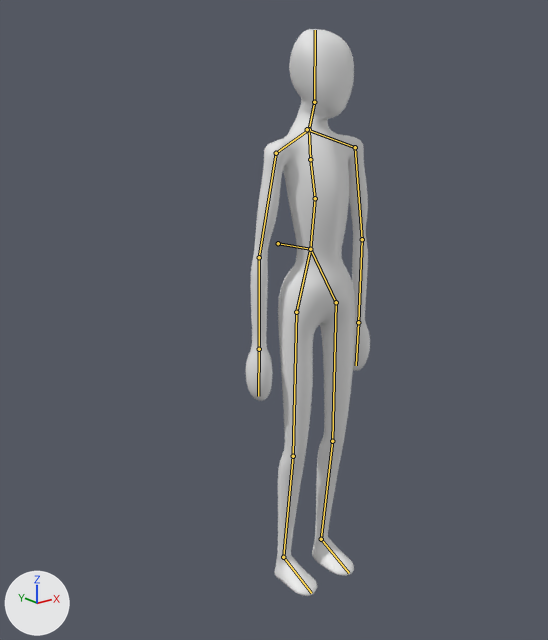
One commit to the Blender file snipergame/Assets/Models/human.blend: the scene before it, then after it.
Both versions are drawn from a 50 mm lens placed at (-1.69, -1.91, 1.81), pointed at (-0.11, 0.07, 1.02). Lighting does not change. The marker at lower left points along +X, +Y and +Z. The bones that bend it are drawn over the model as lines.
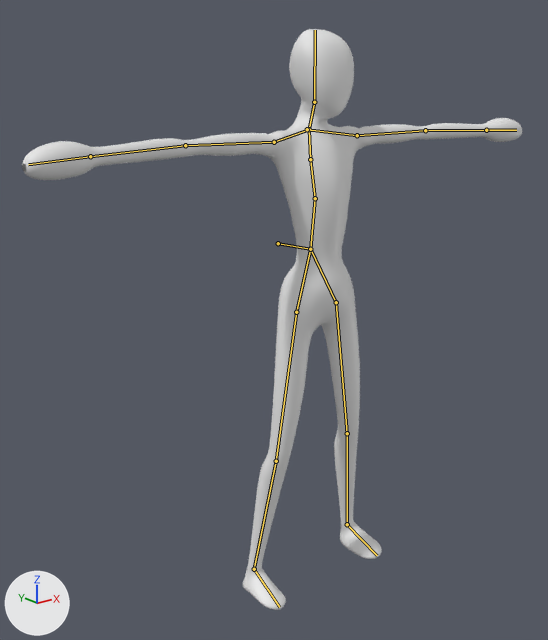
The newer file adds an action. The first version stands in its rest pose; the second is drawn at frame 0 of the action 'tpose'.

The change, as a list of edits to the scene's bpy script:
```text
Change bone_shoulder_r:
    where bone_shoulder_r = bpy.data.objects['Armature'].pose.bones['shoulder_r']  # child of 'shoulders'
    bone_shoulder_r.rotation_quaternion: (1.0, 0.0, 0.0, 0.0) -> (0.996, 0.081, -0.022, 0.037)  # degrees (0, 0, 0) -> degrees (9, -3, 4)
Change bone_upper_arm_r:
    where bone_upper_arm_r = bpy.data.objects['Armature'].pose.bones['upper_arm_r']  # child of 'shoulder_r'
    bone_upper_arm_r.rotation_quaternion: (1.0, 0.0, 0.0, 0.0) -> (0.818, 0.574, 0.003, 0.037)  # degrees (0, 0, 0) -> degrees (70, -2, 4)
Change bone_lower_arm_r:
    where bone_lower_arm_r = bpy.data.objects['Armature'].pose.bones['lower_arm_r']  # child of 'upper_arm_r'
    bone_lower_arm_r.rotation_quaternion: (1.0, 0.0, 0.0, 0.0) -> (0.998, -0.064, -0.006, -0.025)  # degrees (0, 0, 0) -> degrees (-7, -1, -3)
Change bone_shoulder_l:
    where bone_shoulder_l = bpy.data.objects['Armature'].pose.bones['shoulder_l']  # child of 'shoulders'
    bone_shoulder_l.rotation_quaternion: (1.0, 0.0, 0.0, 0.0) -> (0.994, 0.093, 0.025, -0.043)  # degrees (0, 0, 0) -> degrees (11, 3, -5)
Change bone_upper_arm_l:
    where bone_upper_arm_l = bpy.data.objects['Armature'].pose.bones['upper_arm_l']  # child of 'shoulder_l'
    bone_upper_arm_l.rotation_quaternion: (1.0, 0.0, 0.0, 0.0) -> (0.828, 0.56, -0.005, -0.034)  # degrees (0, 0, 0) -> degrees (68, 2, -4)
Change bone_lower_arm_l:
    where bone_lower_arm_l = bpy.data.objects['Armature'].pose.bones['lower_arm_l']  # child of 'upper_arm_l'
    bone_lower_arm_l.rotation_quaternion: (1.0, 0.0, 0.0, 0.0) -> (0.997, -0.072, 0.007, 0.028)  # degrees (0, 0, 0) -> degrees (-8, 1, 3)
Change bone_upper_leg_r:
    where bone_upper_leg_r = bpy.data.objects['Armature'].pose.bones['upper_leg_r']  # child of 'hip_r'
    bone_upper_leg_r.rotation_quaternion: (1.0, 0.0, 0.0, 0.0) -> (0.997, 0.072, 0.001, 0.0)  # degrees (0, 0, 0) -> degrees (8, 0, 0)
Change bone_upper_leg_l:
    where bone_upper_leg_l = bpy.data.objects['Armature'].pose.bones['upper_leg_l']  # child of 'hip_l.001'
    bone_upper_leg_l.rotation_quaternion: (1.0, 0.0, 0.0, 0.0) -> (0.997, 0.072, -0.001, 0.002)  # degrees (0, 0, 0) -> degrees (8, 0, 0)
```

Boxes (x1, y1, x2, y2) around the edits, measured in the pictures (548 x 640 px):
'Cylinder', posed (298% wider)
    before: (245, 29, 370, 596)
    after: (22, 29, 522, 610)
bone 'shoulder_r', root to tip
    before: (309, 129) to (276, 153)
    after: (309, 129) to (274, 142)
bone 'upper_arm_r', root to tip
    before: (276, 153) to (259, 257)
    after: (274, 142) to (185, 145)
bone 'lower_arm_r', root to tip
    before: (259, 257) to (259, 349)
    after: (185, 145) to (90, 156)
bone 'shoulder_l', root to tip
    before: (307, 129) to (355, 147)
    after: (307, 129) to (357, 135)
bone 'upper_arm_l', root to tip
    before: (355, 147) to (362, 239)
    after: (357, 135) to (425, 130)
bone 'lower_arm_l', root to tip
    before: (362, 239) to (358, 322)
    after: (425, 130) to (486, 130)
bone 'upper_leg_r', root to tip
    before: (296, 312) to (293, 456)
    after: (296, 312) to (276, 461)
bone 'upper_leg_l', root to tip
    before: (336, 302) to (332, 441)
    after: (336, 302) to (347, 433)
